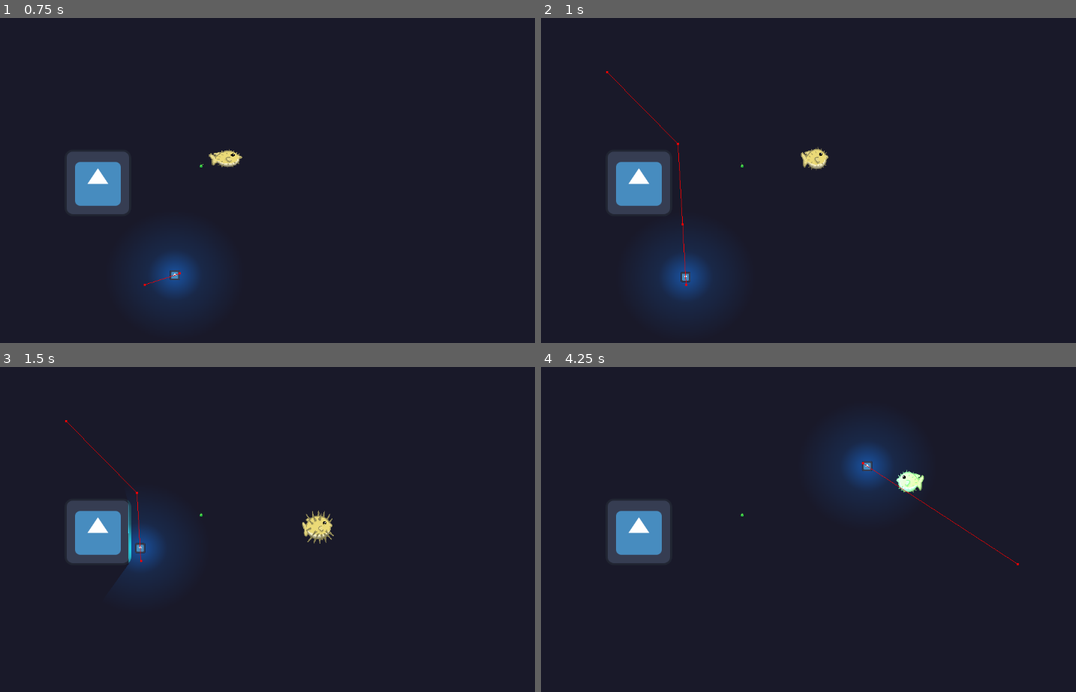
Above: before the commit, frames 1-4 (two rows, left to right).
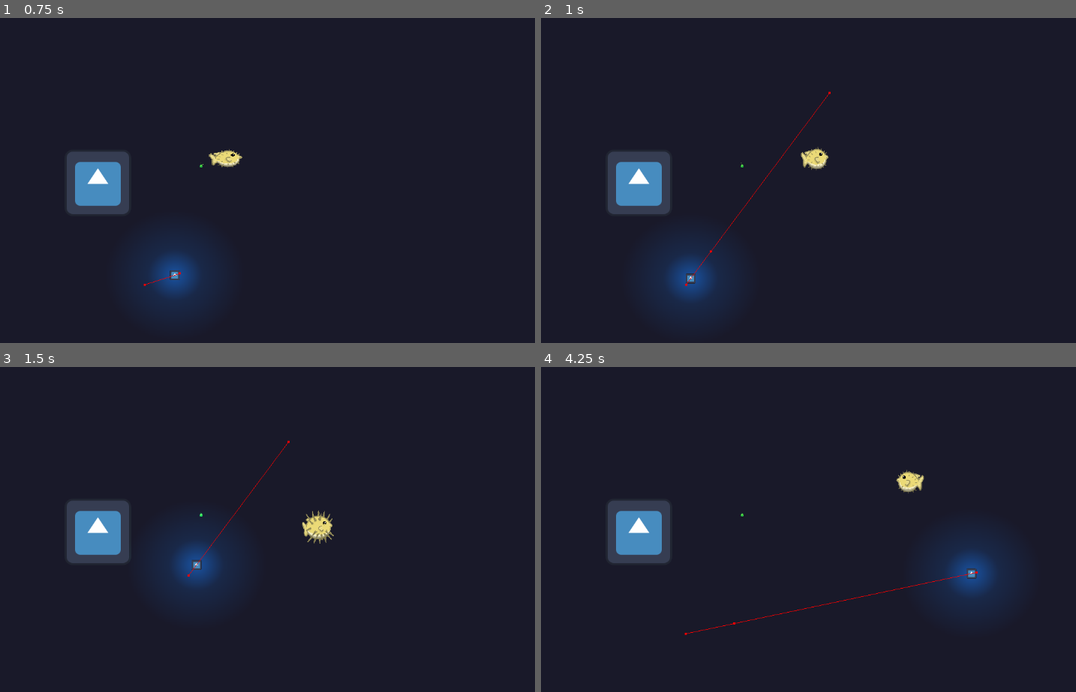
Above: after the commit, the same moments.

Repository: Chestrade/pixel-jam-2024
Game: Godot game, scene res://Scenes/Test Levels/AnglerFish Gym.tscn
Same seed, same stepped clock (60 frames per second), same inputs: the game is played once before the commit and once after it. The engine's default icon, where the game draws it, is replaced by a stand-in: a white triangle on a blue panel in a dark square.
Inputs:
- Up to frame 1 (0.75 s): hold Right (swim_right) from 0.53 s (still down); hold Shift (dash) from 0.53 s (still down)
- Up to frame 2 (1 s): keep holding Right (swim_right); keep holding Shift (dash)
- Up to frame 3 (1.5 s): release Right (swim_right) at 1.28 s; release Shift (dash) at 1.28 s; hold Down (swim_down) from 1.28 s (still down); tap Space (inflate) at 1.35 s
- Up to frame 4 (4.25 s): release Down (swim_down) at 2.03 s; hold Right (swim_right) 2.03-2.78 s; hold Shift (dash) 2.03-2.78 s; hold W (swim_up) 2.78-3.53 s; tap Space (inflate) at 2.85 s; hold Left (swim_left) from 3.53 s (still down); hold Shift (dash) from 3.53 s (still down)

Frame 1 is identical in both runs. In frame 2, 0.3% of the frame differs, in the area x 12-55%, y 16-82%; in frame 3, 2.8%; in frame 4, 4.8%, in the area x 26-90%, y 20-83%.

Commit message:
angler wandering now selects random points

Diff:
--- a/Scripts/angler_fish.gd
+++ b/Scripts/angler_fish.gd
@@ -49,7 +49,7 @@
 			if isReachingTarget:
 				if nav_agent.is_navigation_finished():
 					isReachingTarget = false
-					currentMarkerIndex = (currentMarkerIndex + 1) % markers.size()
+					currentMarkerIndex = randi_range(0,markers.size() -1)
 					nav_agent.target_position = markers[currentMarkerIndex].global_position
 
 			else:
